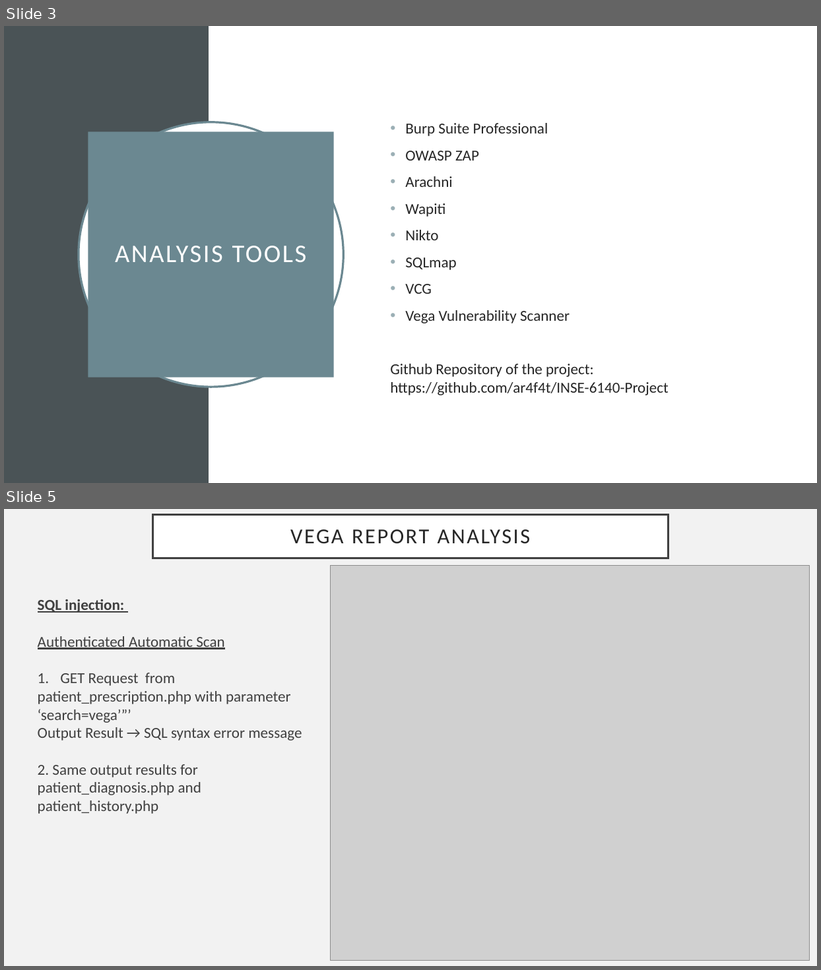
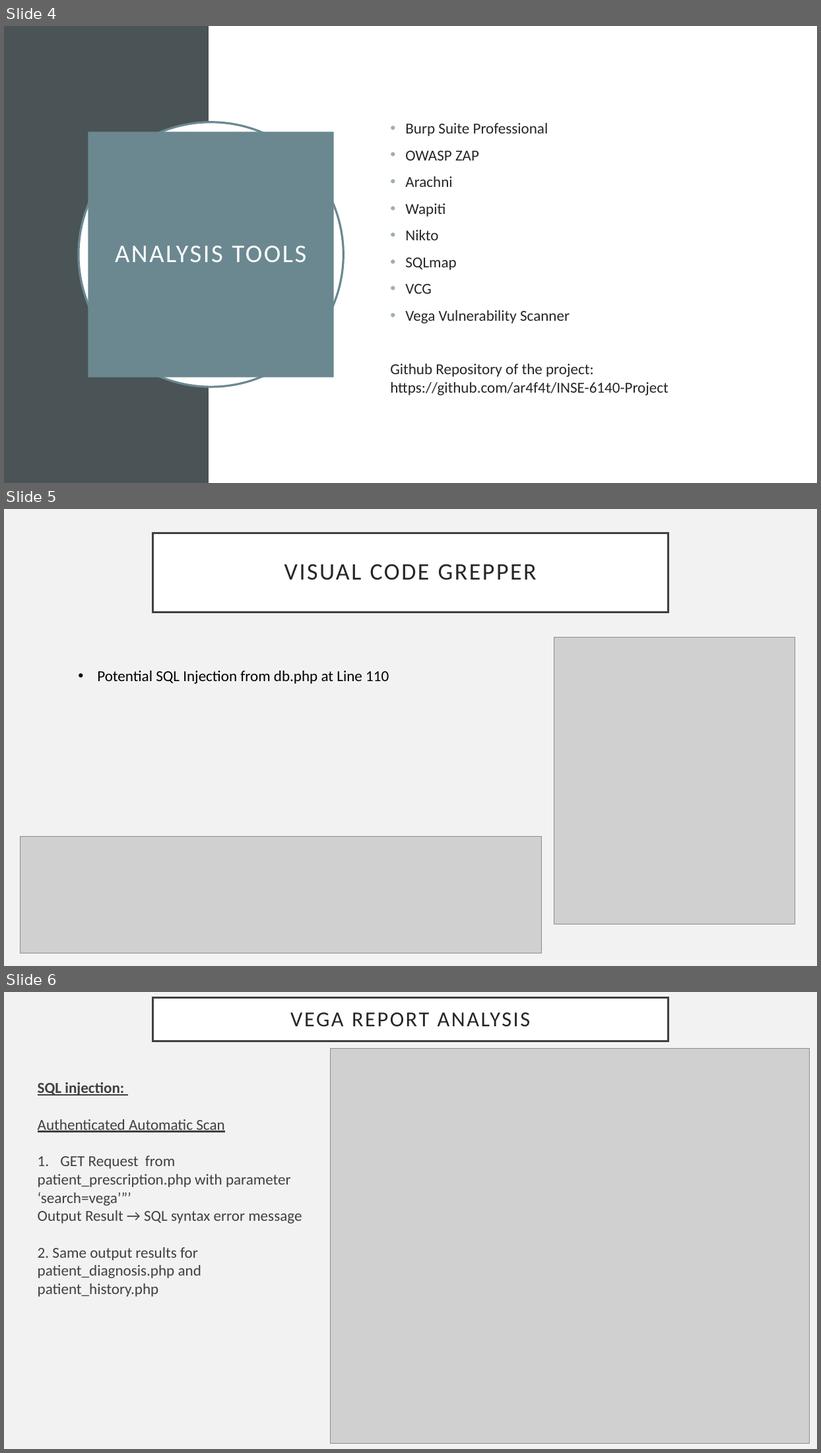
Before and after one commit to ar4f4t/INSE-6140-Project, a slide deck: Presentation Slides/Presentation Slide.pptx. Shown one above the other, each under a label of ours: slides 3 and 5 before the commit, slides 4, 5 and 6 after it; the slides between them are not shown. The pictures are 821x970 and 821x1453 pixels, drawn with LibreOffice and Linux fonts; fonts in the diff are those of the drawing; grey boxes stand for pictures. Boxes give left, top, right and bottom in pixels: in the first picture for what was removed or moved away, otherwise in the second. Text is boxed around its words. In the diff, an @@ line names an element or a change of style, - is before the commit and + after.

```diff
--- a/Presentation Slides/Presentation Slide.pptx
+++ b/Presentation Slides/Presentation Slide.pptx
@@ slide 5 added at bbox=[4, 509, 817, 966], background #F2F2F2 @@
@@ title added at bbox=[153, 533, 668, 612], fill #FFFFFF, outline #404040 2.5 pt, 28 pt, text #262626 @@
+VISUAL CODE GREPPER
@@ picture added at bbox=[554, 637, 795, 924] @@
@@ text added at bbox=[97, 671, 389, 684], 18 pt, text #000000 @@
+• Potential SQL Injection from db.php at Line 110
@@ picture added at bbox=[20, 837, 542, 954] @@
@@ what was slide 3 is now slide 4 @@
@@ what was slide 5 is now slide 6 @@
```
Also in this commit, not shown: 2 slides changed, 4 other slides added, 1 slide removed.
